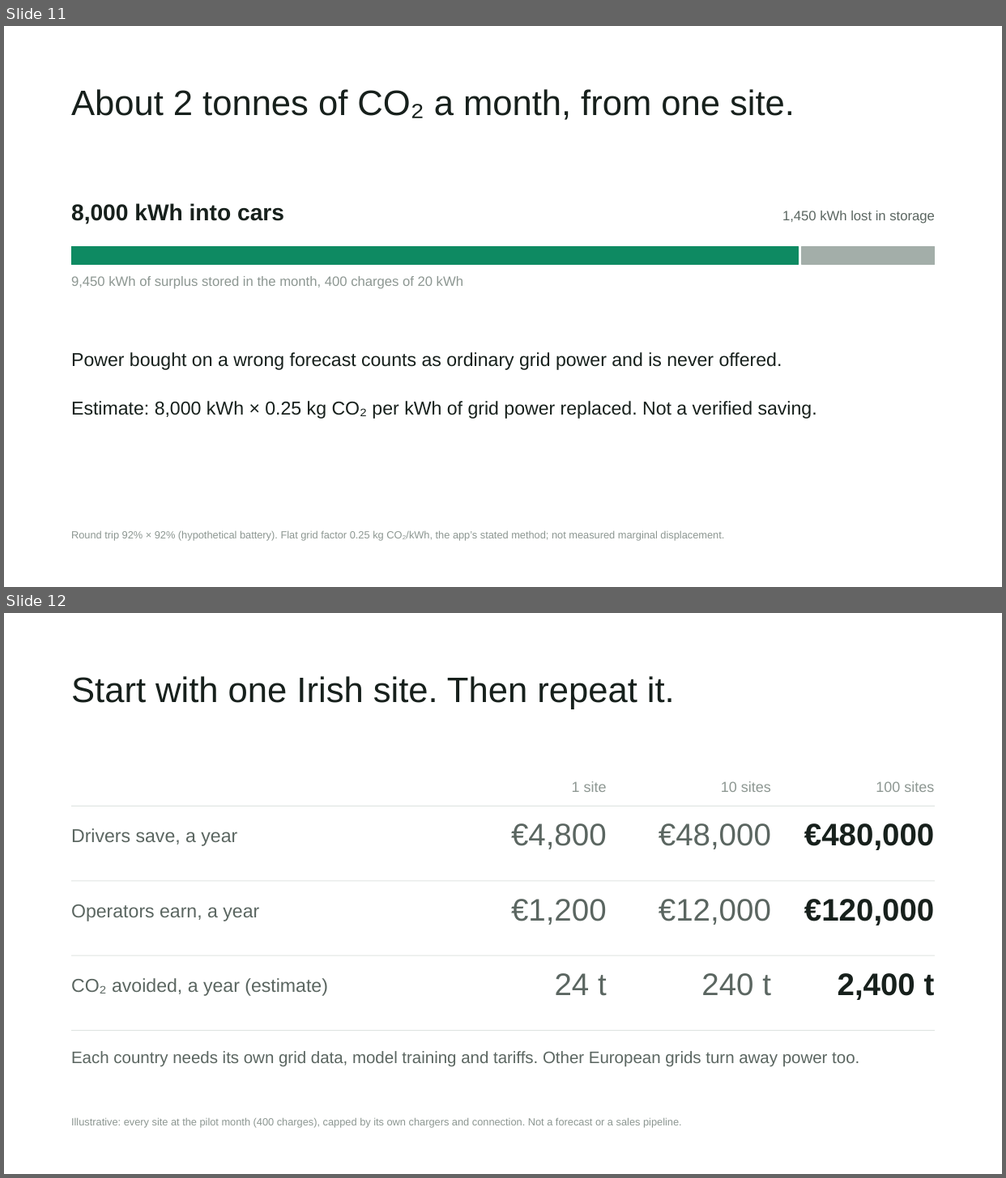
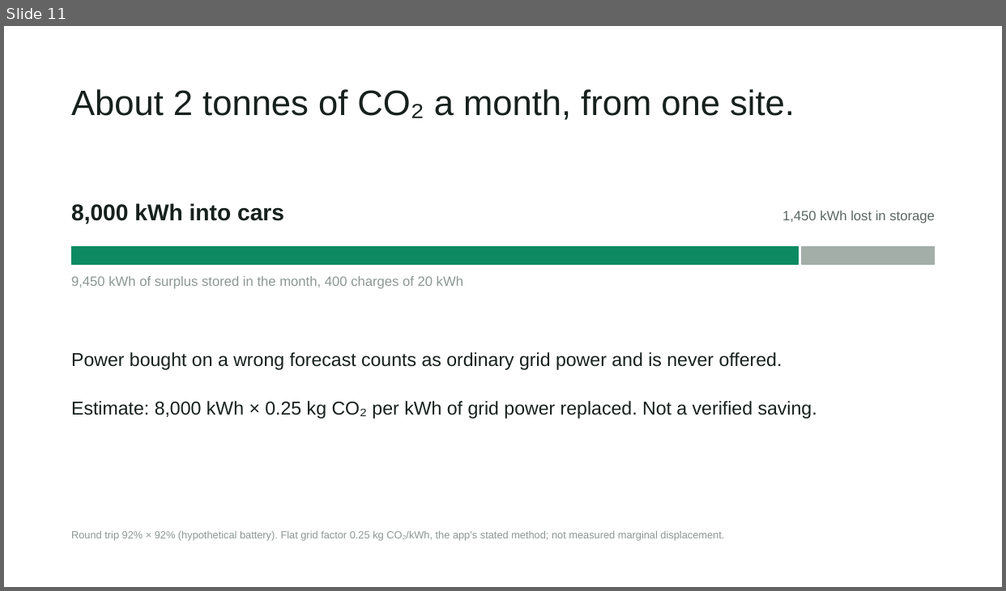
Before and after one commit to MarcoLadeira/SaveThePlanet, a slide deck: docs/demo/SaveThePlanet-pitch.pptx. Shown one above the other, each under a label of ours: slides 11 and 12 before the commit, slide 11 after it. The pictures are 1006x1178 and 1006x591 pixels, drawn with LibreOffice and Linux fonts; fonts in the diff are those of the drawing. Boxes give left, top, right and bottom in pixels: in the first picture for what was removed or moved away, otherwise in the second. Text is boxed around its words. In the diff, an @@ line names an element or a change of style, - is before the commit and + after.

```diff
--- a/docs/demo/SaveThePlanet-pitch.pptx
+++ b/docs/demo/SaveThePlanet-pitch.pptx
@@ slide 12 removed at (4, 613, 1002, 1174), background #FFFFFF @@
@@ text removed at (71, 676, 675, 709) @@
-Start with one Irish site. Then repeat it.
@@ text removed at (572, 781, 607, 792) @@
-1 site
@@ text removed at (721, 781, 771, 792) @@
-10 sites
@@ text removed at (876, 781, 934, 792) @@
-100 sites
@@ line removed from (71, 806) to (935, 806) @@
@@ text removed at (71, 828, 237, 846) @@
-Drivers save, a year
@@ text removed at (511, 824, 607, 850) @@
-€4,800
@@ text removed at (658, 824, 771, 850) @@
-€48,000
@@ text removed at (804, 824, 934, 850) @@
-€480,000
@@ line removed from (71, 881) to (935, 881) @@
@@ text removed at (511, 899, 607, 925) @@
-€1,200
@@ text removed at (658, 899, 771, 925) @@
-€12,000
@@ text removed at (804, 899, 934, 926) @@
-€120,000
@@ text removed at (71, 905, 259, 922) @@
-Operators earn, a year
@@ line removed from (71, 956) to (935, 956) @@
@@ text removed at (555, 973, 607, 996) @@
-24 t
@@ text removed at (701, 973, 771, 996) @@
-240 t
@@ text removed at (837, 973, 935, 1000) @@
-2,400 t
@@ text removed at (71, 978, 328, 996) @@
-CO₂ avoided, a year (estimate)
@@ line removed from (71, 1031) to (935, 1031) @@
@@ text removed at (71, 1051, 859, 1067) @@
-Each country needs its own grid data, model training and tariffs. Other European grids turn away power too.
@@ text removed at (71, 1118, 682, 1128) @@
-Illustrative: every site at the pilot month (400 charges), capped by its own chargers and connection. Not a forecast or a sales pipeline.
```
Also in this commit, not shown: 3 slides changed, 1 slide added, 9 other files.
